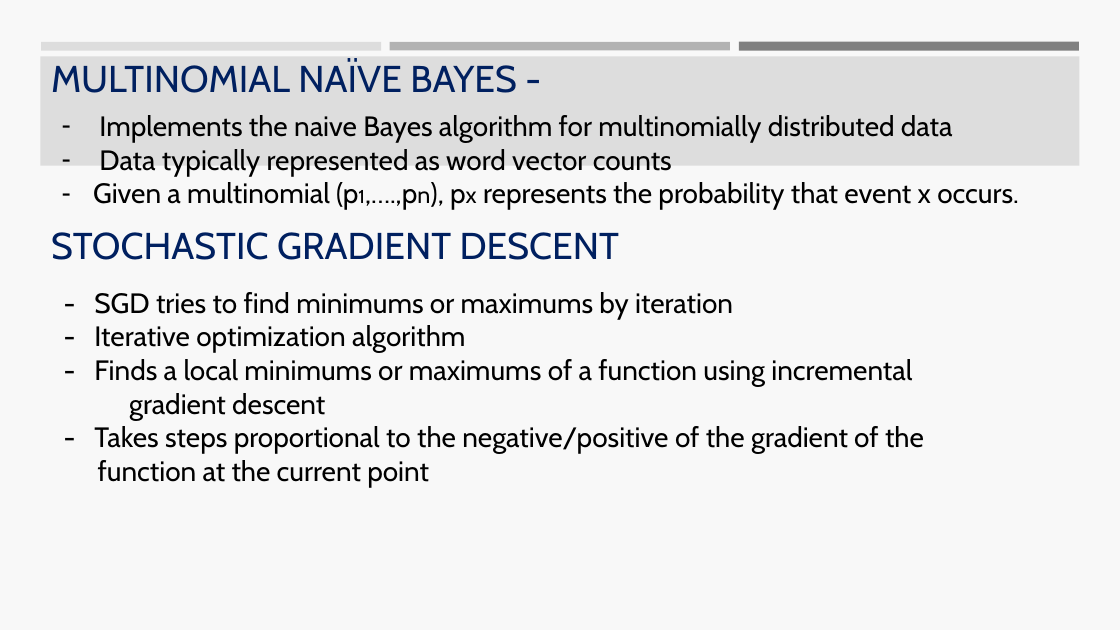
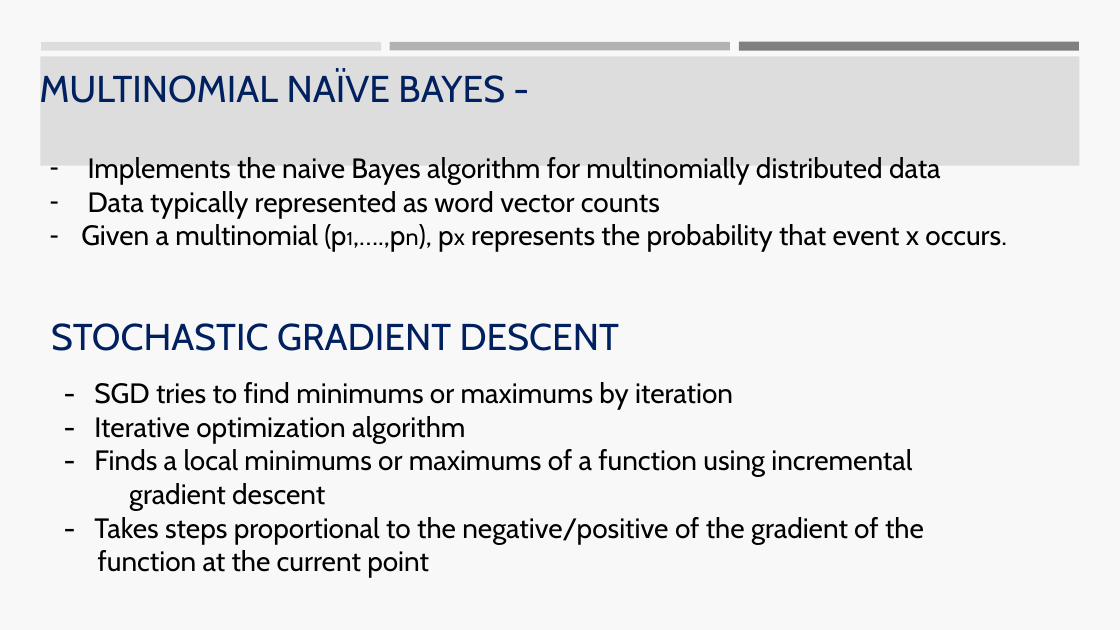
Before and after one commit to SnehalAdsule/CSCI544_Lyrics-Sentimental-Analysis-and-Mood-Classification, a slide deck: slide 9 of nlpproject.pptx (slide 7 before the commit). Drawn at 1120x630 pixels with LibreOffice and Linux fonts; fonts in the diff are those of the drawing. Boxes give left, top, right and bottom in pixels: in the first picture for what was removed or moved away, otherwise in the second. Text is boxed around its words. In the diff, an @@ line names an element or a change of style, - is before the commit and + after.

```diff
--- a/nlpproject.pptx
+++ b/nlpproject.pptx
@@ title "MULTINOMIAL NAÏVE BAYES -": place and size @@
-title "MULTINOMIAL NAÏVE BAYES -" at (51, 61, 517, 93)
+title "MULTINOMIAL NAÏVE BAYES -" at (39, 71, 505, 103)
@@ text "Implements the naive Bayes algorithm ...": place and size @@
-text "Implements the naive Bayes algorithm ..." at (93, 115, 1019, 210)
+text "Implements the naive Bayes algorithm ..." at (81, 157, 1007, 252)
@@ text "STOCHASTIC GRADIENT DESCENT": place and size @@
-text "STOCHASTIC GRADIENT DESCENT" at (51, 232, 620, 260)
+text "STOCHASTIC GRADIENT DESCENT" at (51, 323, 620, 351)
@@ text "- SGD tries to find ...": place and size @@
-text "- SGD tries to find ..." at (94, 292, 924, 487)
+text "- SGD tries to find ..." at (94, 382, 924, 578)
```
Also in this commit, not shown: 6 other slides changed, 4 slides added, 1 slide removed.
